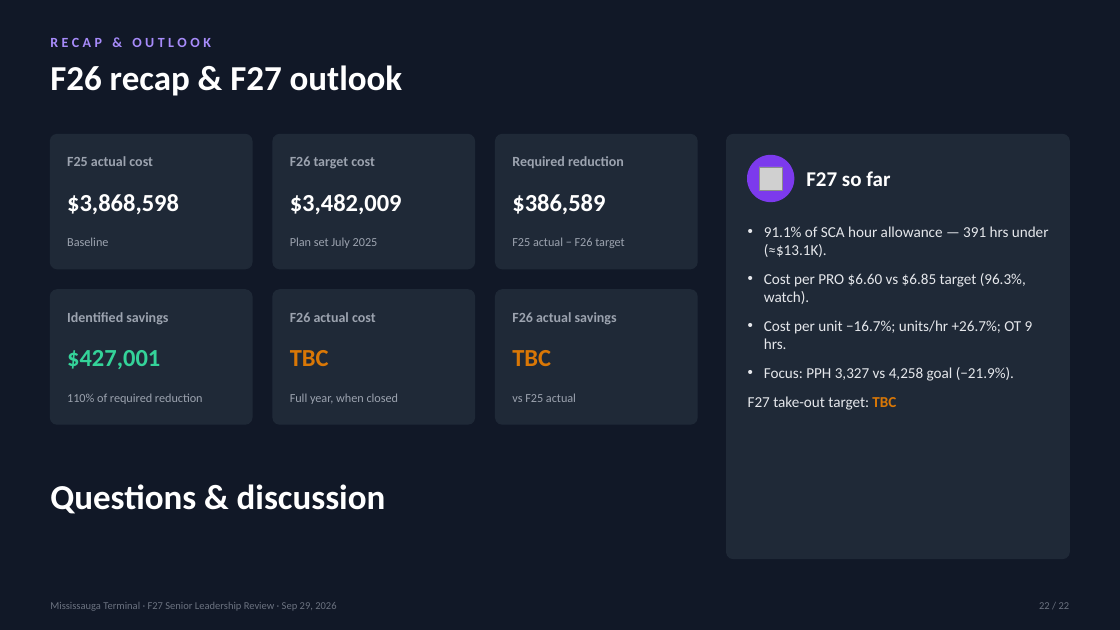
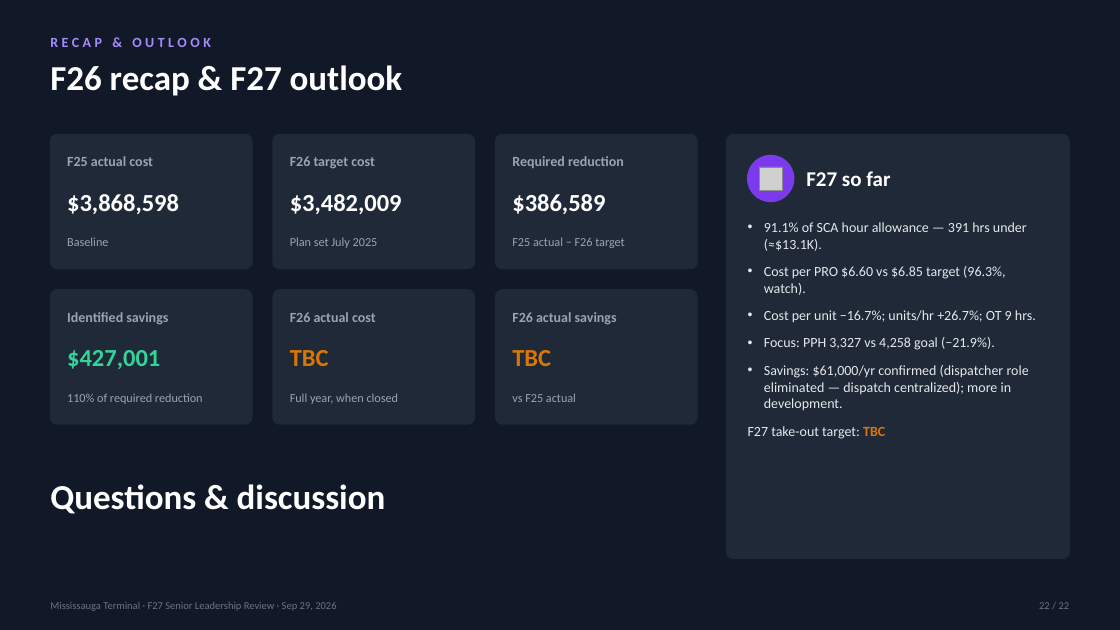
Before and after one commit to FuoriclasseX/mississauga-terminal-f26-cost-transformation-dashboard, a slide deck: slide 22 of presentation/Mississauga_F27_Leadership_Review_Sep29.pptx. Drawn at 1120x630 pixels with LibreOffice and Linux fonts; fonts in the diff are those of the drawing; grey boxes stand for pictures. Boxes give left, top, right and bottom in pixels: in the first picture for what was removed or moved away, otherwise in the second. Text is boxed around its words. In the diff, an @@ line names an element or a change of style, - is before the commit and + after.

```diff
--- a/presentation/Mississauga_F27_Leadership_Review_Sep29.pptx
+++ b/presentation/Mississauga_F27_Leadership_Review_Sep29.pptx
@@ text at (748, 222, 1036, 439): size 13 to 12 pt in "91.1% of SCA hour allowance — 391 ...", "Cost per PRO $6.60 vs $6.85 target ...", "Cost per unit −16.7%; units/hr +26.7%; OT ...", "Focus: PPH 3,327 vs 4,258 goal (−21.9%)." and 1 more places @@
@@ text at (764, 365, 1029, 411): paragraph added @@
+• Savings: $61,000/yr confirmed (dispatcher role eliminated — dispatch centralized); more in development.
```
Also in this commit, not shown: 3 other slides changed, 1 slide added, 1 slide removed.
